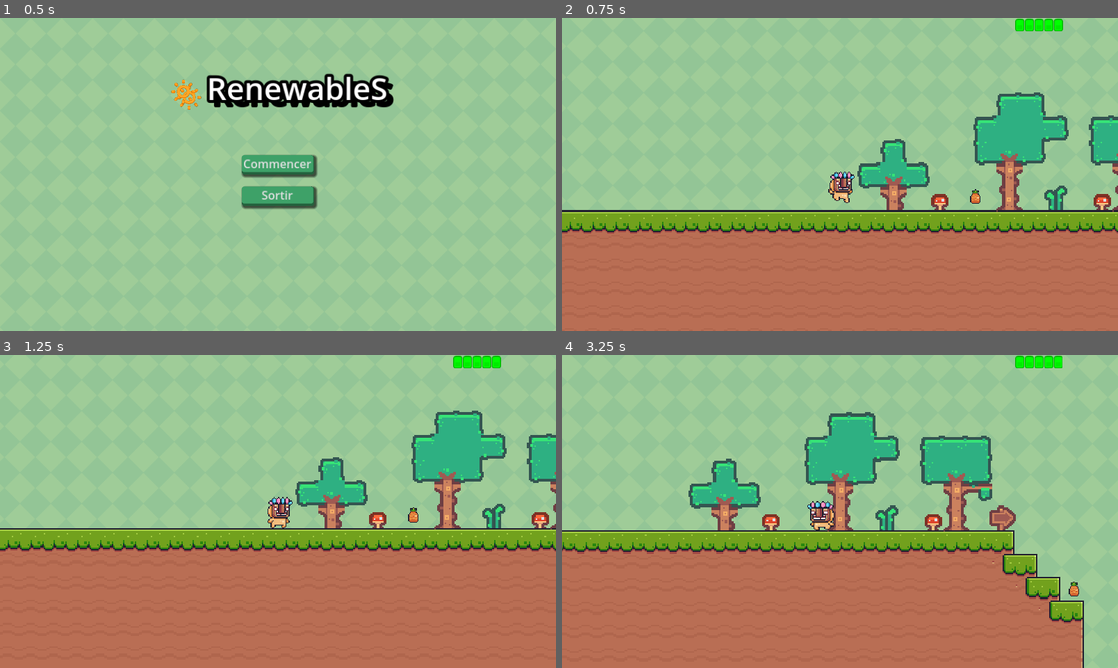
Above: before the commit, frames 1-4 (two rows, left to right).
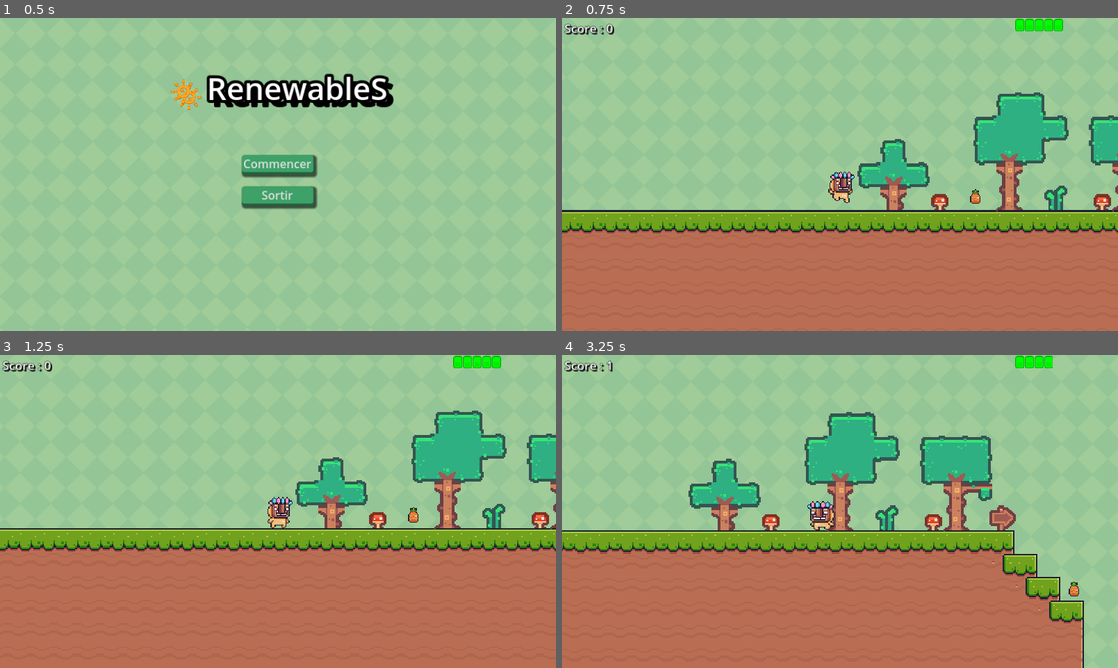
Above: after the commit, the same moments.

Repository: Intersmester-game-dev-imt/Renewables
Game: Godot game, scene res://scenes/menu.tscn
The game is run twice, just before and just after one commit, with the same random seed, the same clock (stepped at 60 frames per second) and the same inputs.
Inputs:
- Up to frame 1 (0.5 s): no input
- Up to frame 2 (0.75 s): click "Commencer" at 0.5 s
- Up to frame 3 (1.25 s): no input
- Up to frame 4 (3.25 s): hold Right (right) 1.28-2.78 s; tap E (interact) at 1.35, 2.1, 2.85 s; tap Up (jump) at 1.52, 2.27 s; hold Left (left) from 2.78 s (still down)

Frame 1 is identical in both runs. In frame 2, 0.2% of the frame differs, in the area x 0-10%, y 1-6%; in frame 3, 0.2%; in frame 4, 0.3%, in the area x 0-90%, y 0-6%.

Commit message:
score label

Diff:
--- a/main.tscn
+++ b/main.tscn
@@ -18,6 +18,7 @@
 [ext_resource type="PackedScene" uid="uid://c06ep2pbl64k8" path="res://scenes/progress_bar.tscn" id="16_ihqv0"]
 [ext_resource type="PackedScene" uid="uid://copdw54bw82g5" path="res://scenes/pause_menu.tscn" id="17_y55hm"]
 [ext_resource type="PackedScene" uid="uid://c1j3nuavpg4fn" path="res://scenes/game_over_menu.tscn" id="18_omiok"]
+[ext_resource type="PackedScene" uid="uid://dypmbhgu6n51o" path="res://scenes/score_ui.tscn" id="19_03f33"]
 
 [sub_resource type="TileSetAtlasSource" id="TileSetAtlasSource_2hc5x"]
 texture = ExtResource("2_4nkv7")
@@ -1313,6 +1314,12 @@
 
 [node name="GameOver" parent="CanvasGameOver" instance=ExtResource("18_omiok")]
 
+[node name="CanvaScore" type="CanvasLayer" parent="."]
+offset = Vector2(5, 3)
+transform = Transform2D(1, 0, 0, 1, 5, 3)
+
+[node name="ScoreUI" parent="CanvaScore" instance=ExtResource("19_03f33")]
+
 [connection signal="body_entered" from="HydraulicLever" to="HydraulicLever" method="_on_body_entered"]
 [connection signal="body_exited" from="HydraulicLever" to="HydraulicLever" method="_on_body_exited"]
 [connection signal="input_event" from="HydraulicLever" to="HydraulicLever" method="_on_input_event"]
--- /dev/null
+++ b/scenes/score_ui.tscn
@@ -0,0 +1,33 @@
+[gd_scene load_steps=4 format=3 uid="uid://dypmbhgu6n51o"]
+
+[ext_resource type="Script" path="res://scripts/score_ui.gd" id="1_runkf"]
+
+[sub_resource type="SystemFont" id="SystemFont_jk1fa"]
+font_names = PackedStringArray("Impact")
+
+[sub_resource type="GDScript" id="GDScript_un012"]
+script/source = "extends Label
+"
+
+[node name="ScoreUI" type="Control"]
+layout_mode = 3
+anchors_preset = 15
+anchor_right = 1.0
+anchor_bottom = 1.0
+grow_horizontal = 2
+grow_vertical = 2
+script = ExtResource("1_runkf")
+
+[node name="Score" type="Label" parent="."]
+layout_mode = 0
+offset_right = 40.0
+offset_bottom = 23.0
+theme_override_colors/font_shadow_color = Color(0, 0, 0, 1)
+theme_override_colors/font_outline_color = Color(0, 0, 0, 1)
+theme_override_constants/shadow_offset_x = 3
+theme_override_constants/shadow_offset_y = 3
+theme_override_constants/outline_size = 3
+theme_override_fonts/font = SubResource("SystemFont_jk1fa")
+theme_override_font_sizes/font_size = 25
+text = "Score : 0"
+script = SubResource("GDScript_un012")
--- a/scripts/game_manager.gd
+++ b/scripts/game_manager.gd
@@ -3,6 +3,7 @@
 @onready var progress_bar = $"../CanvasLayer/ProgressBar"
 @onready var pause_screen = $"../CanvaPause/PauseMenu"
 @onready var game_over_screen = $"../CanvasGameOver/GameOver"
+@onready var score_ui = $"../CanvaScore/ScoreUI"
 
 var points = 0
 var level = 0
@@ -12,7 +13,7 @@
 
 func add_point():
 	points += 1
-	print(points)
+	score_ui.update_score(points)
 
 func remove_points(nb_points):
 	if points - nb_points < 0:
--- a/scripts/progress_bar.gd
+++ b/scripts/progress_bar.gd
@@ -1,6 +1,6 @@
 extends Control
 
-var score_decrease_speed: float = 3.0
+var score_decrease_speed: float = 70.0
 signal game_over
 
 func _ready():
--- /dev/null
+++ b/scripts/score_ui.gd
@@ -0,0 +1,4 @@
+extends Control
+
+func update_score(score):
+	$Score.text = "Score : "+str(score)
Not shown: 1 places in main.tscn that only renumber resources
